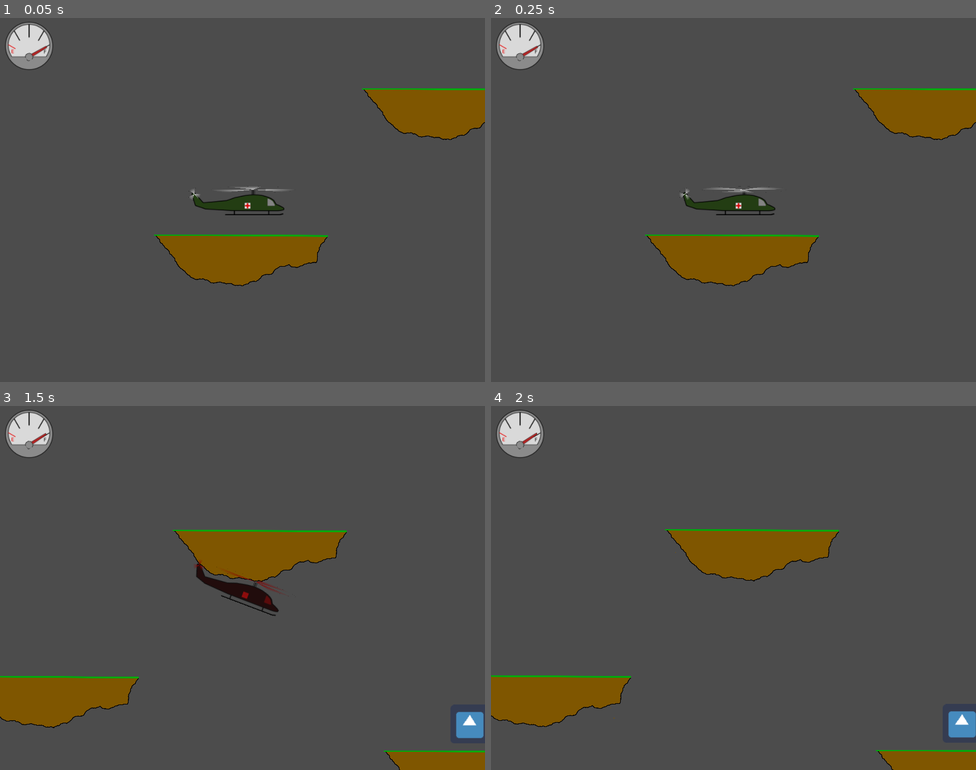
Above: before the commit, frames 1-4 (two rows, left to right).
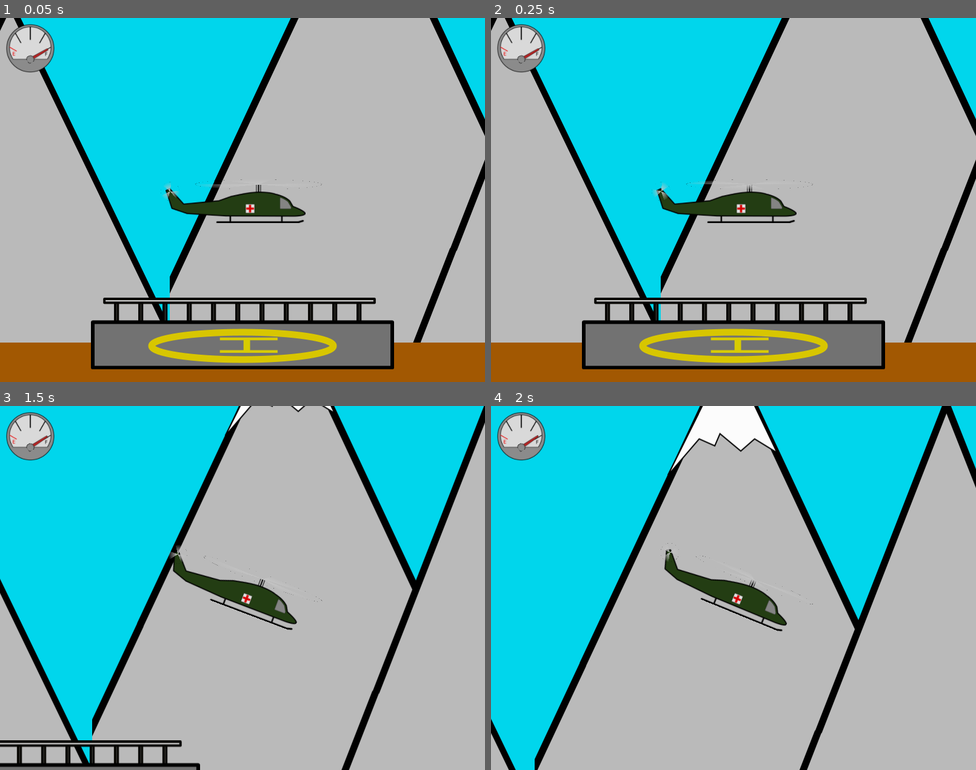
Above: after the commit, the same moments.

Repository: Inglo-Games/EvacHavoc2
Game: Godot game, scene res://scenes/level_template.tscn
Same seed, same stepped clock (60 frames per second), same inputs: the game is played once before the commit and once after it. Before the commit the project starts from res://scenes/test_level.tscn. The engine's default icon, where the game draws it, is replaced by a stand-in: a white triangle on a blue panel in a dark square.
Inputs (mouse positions are in pixels of both pictures, inside the frame that each line leads up to):
- Up to frame 1 (0.05 s): no input
- Up to frame 2 (0.25 s): no input
- Up to frame 3 (1.5 s): tap Enter at 0.5 s; move the mouse to (349, 569) at 0.52 s; hold Right (move_right) from 0.53 s (still down); click (349, 569) at 0.67 s; tap Up (move_up) at 0.77 s; move the mouse to (145, 606) at 1.27 s
- Up to frame 4 (2 s): keep holding Right (move_right); tap Up (move_up) at 1.52 s

The runs differ from the first frame. In frame 1, 98% of the frame differs, in the area x 0-100%, y 0-100%; in frame 2, 98%; in frame 3, 99%; in frame 4, 99%.

Commit message:
Adding background music

Diff:
--- a/game/project.godot
+++ b/game/project.godot
@@ -21,8 +21,12 @@
 [application]
 
 config/name="Evac Havoc 2: Floating Boogaloo"
-run/main_scene="res://scenes/test_level.tscn"
+run/main_scene="res://scenes/level_template.tscn"
 config/icon="res://icon.png"
+
+[autoload]
+
+bgm="*res://scripts/bgm.gd"
 
 [display]
 
--- a/game/scenes/level_template.tscn
+++ b/game/scenes/level_template.tscn
@@ -88,11 +88,8 @@
 shape = SubResource( 2 )
 
 [node name="player" parent="." instance=ExtResource( 1 )]
-position = Vector2( 300, -50 )
+position = Vector2( 300, -250 )
 scale = Vector2( 0.3, 0.3 )
-
-[node name="bgm" type="AudioStreamPlayer" parent="."]
-autoplay = true
 
 [node name="applause" type="AudioStreamPlayer" parent="."]
 stream = ExtResource( 5 )
--- /dev/null
+++ b/game/scripts/bgm.gd
@@ -0,0 +1,10 @@
+extends Node
+
+onready var bgm_player : AudioStreamPlayer = AudioStreamPlayer.new()
+onready var stream : AudioStreamOGGVorbis = preload("res://assets/sfx/RevvedUp.ogg")
+
+func _ready():
+	bgm_player.volume_db = -18.5
+	bgm_player.set_stream(stream)
+	get_tree().get_root().call_deferred("add_child", bgm_player)
+	bgm_player.play()
Not shown, changed: asset_files/RevvedUp.mscz
Not shown, added: game/assets/sfx/RevvedUp.ogg
